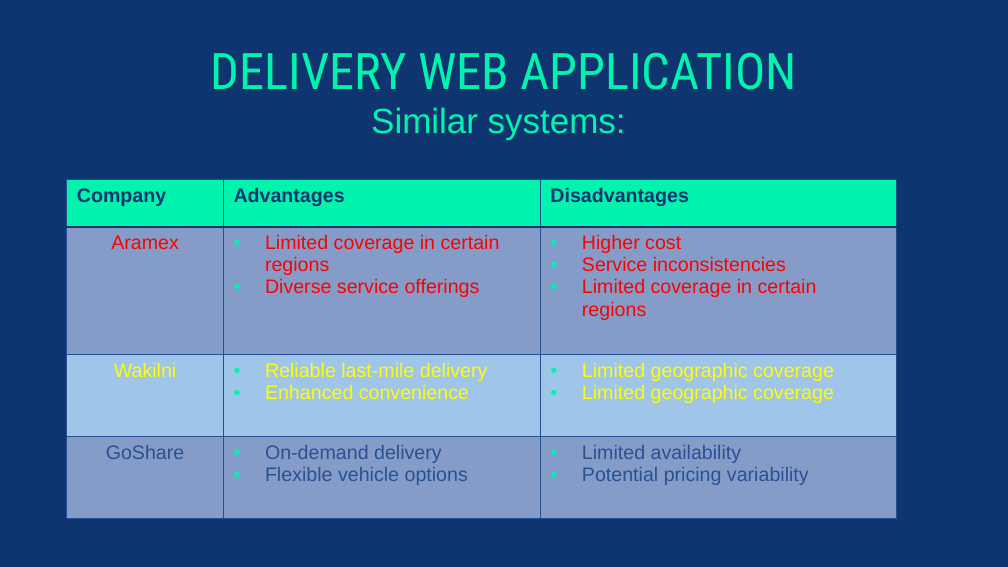
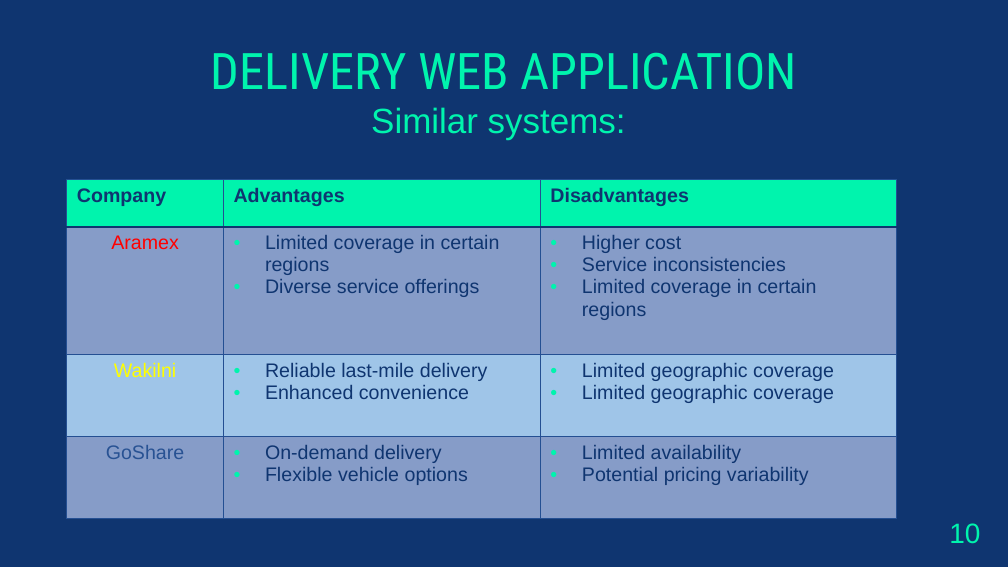
Before and after one commit to AntonioMakdissi/seniorProject, a slide deck: slide 10 of Report/CENG495_CCE_FINAL_PPT_ANTONIO_FAWZY.pptx (slide 11 before the commit). Drawn at 1008x567 pixels with LibreOffice and Linux fonts; fonts in the diff are those of the drawing. Boxes give left, top, right and bottom in pixels: in the first picture for what was removed or moved away, otherwise in the second. Text is boxed around its words. In the diff, an @@ line names an element or a change of style, - is before the commit and + after.

```diff
--- a/Report/CENG495_CCE_FINAL_PPT_ANTONIO_FAWZY.pptx
+++ b/Report/CENG495_CCE_FINAL_PPT_ANTONIO_FAWZY.pptx
@@ table at [67, 179, 895, 494] @@
@@ text colour #FF0000 to #0F3570 in "Limited coverage in certain regions", "Diverse service offerings", "Higher cost", "Service inconsistencies" and 1 more places @@
@@ text colour #FFFF00 to #0F3570 in "Reliable last-mile delivery", "Enhanced convenience", "Limited geographic coverage", "Limited geographic coverage" @@
@@ text colour #285293 to #0F3570 in "On-demand delivery", "Flexible vehicle options", "Limited availability", "Potential pricing variability" @@
@@ text added at [949, 523, 980, 544], 20 pt, text #00F4AD @@
+10
```
Also in this commit, not shown: 26 other slides changed, 6 slides added, 1 slide removed, 2 other files.
